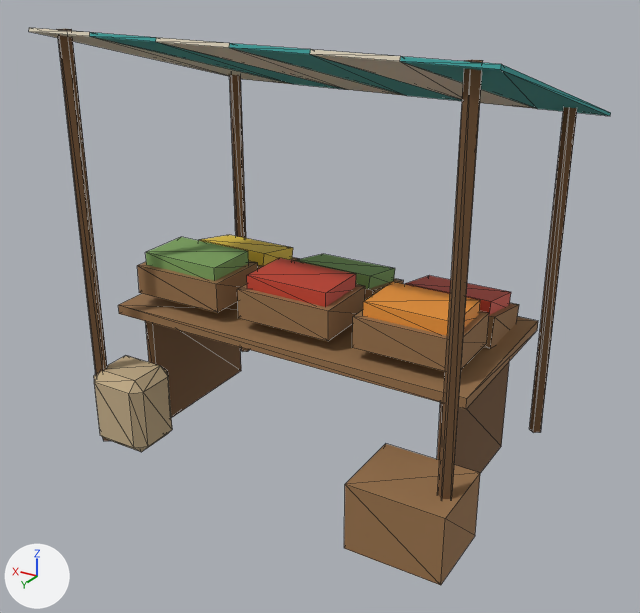
The glTF model assets/verse/everglade/generated/produce_stall.gltf, before and after one commit.
Rendered twice from a 50 mm lens placed at (-2.51, 4.3, 3.0), pointed at (-0.02, 0.15, 0.93). Every picture has the same lights, and +X, +Y and +Z are marked at lower left. The picture after the commit comes second. Mesh edges are drawn as thin lines. Vertices at exactly the same position are counted once.

Before the edit, the objects in view are built like this:
```python
me_produce_stall = bpy.data.meshes.new('produce_stall')
me_produce_stall.from_pydata(...)  # 220 vertices, 372 faces; spans x -1.3..1.3, y -0.99..0.99, z 0.0..2.51
me_produce_stall.materials.append(mat_prop_awningteal)  # cyan #3fa6a2
me_produce_stall.materials.append(mat_prop_oakdark)  # brown #765535
me_produce_stall.materials.append(mat_prop_creamcloth)  # pale yellow #e7ddc5
me_produce_stall.materials.append(mat_prop_oak)  # brown #99734b
me_produce_stall.materials.append(mat_prop_fruit)  # red #ce4530
me_produce_stall.materials.append(mat_prop_flowerorange)  # orange #f39938
me_produce_stall.materials.append(mat_prop_cabbage)  # green #81aa61
me_produce_stall.materials.append(mat_prop_floweryellow)  # yellow #edcb3f
me_produce_stall.materials.append(mat_prop_sack)  # beige #c4ad89
ob_produce_stall = bpy.data.objects.new('produce_stall', me_produce_stall)
ob_produce_stall.location = (0.0, 0.0, 0.0)
```
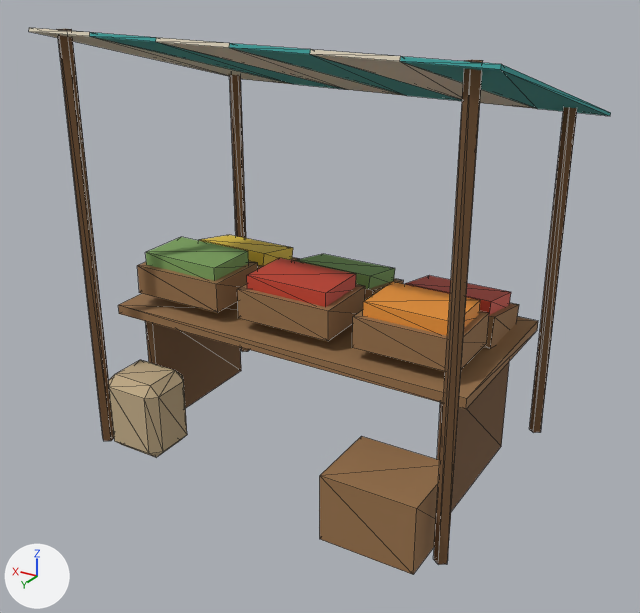
Edits to the scene script, one JSON object a line:
```json
{"block": "me_produce_stall", "where": "me_produce_stall.from_pydata(...)  # 220 vertices, 372 faces; spans x -1.3..1.3, y -0.99..0.99, z 0.0..2.51"}
{"block": "me_produce_stall", "where": "# used by ob_produce_stall; location = (0.0, 0.0, 0.0)"}
{"block": "me_produce_stall", "change": "me_produce_stall part 1: the loose piece of 8 vertices spanning x -1.23..-0.67, y 0.54..0.99, z 0.0..0.4 is moved by (0.15, 0.0, 0.0)"}
{"block": "me_produce_stall", "change": "me_produce_stall part 2: the loose piece of 24 vertices spanning x 0.8..1.2, y 0.54..0.89, z 0.0..0.5 is moved by (-0.12, 0.0, 0.0)"}
```

Boxes (x1, y1, x2, y2) around the edits, measured in the pictures (640 x 613 px; the box of a moved part takes in the faces that stretch with it):
```json
{"object": "produce_stall", "change": "reshaped", "before": [29, 28, 611, 585], "after": [29, 28, 611, 574]}
{"part": 1, "of": "me_produce_stall", "change": "moved or reshaped", "before": [344, 444, 480, 585], "after": [320, 436, 440, 574]}
{"part": 2, "of": "me_produce_stall", "change": "moved or reshaped", "before": [94, 356, 172, 452], "after": [108, 360, 187, 458]}
```
